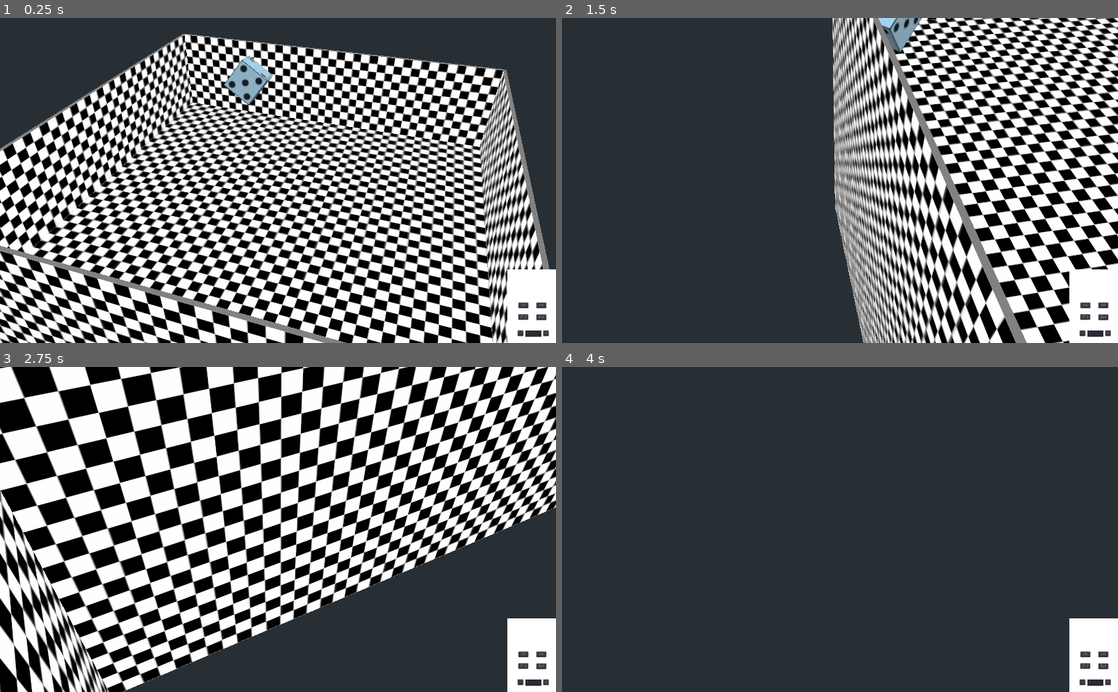
Above: before the commit, frames 1-4 (two rows, left to right).
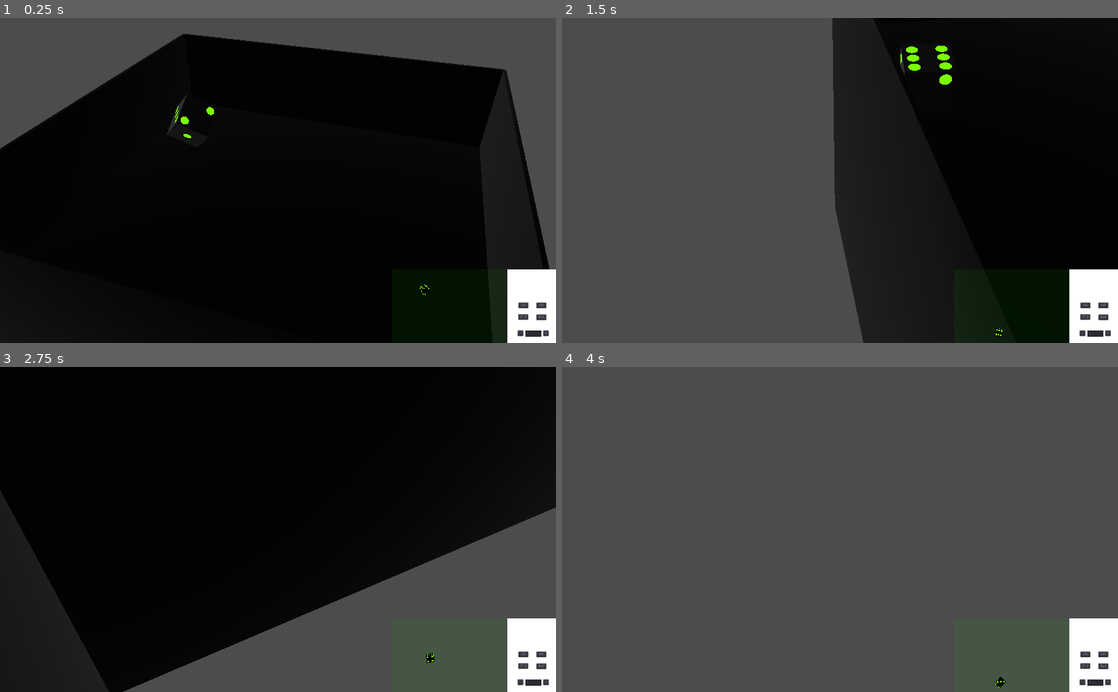
Above: after the commit, the same moments.

Repository: timjklein36/godot-3d-dice
Game: Godot game, scene res://Test.tscn
Same seed, same stepped clock (60 frames per second), same inputs: the game is played once before the commit and once after it. The project has no main scene, so this scene is started directly.
Inputs (mouse positions are in pixels of both pictures, inside the frame that each line leads up to):
- Up to frame 1 (0.25 s): no input
- Up to frame 2 (1.5 s): tap Enter at 0.5 s; move the mouse to (962, 164) at 0.52 s; hold Right (ui_right) 0.53-1.28 s; tap 1 at 0.6 s; tap Space (ui_select) at 0.77 s; move the mouse to (812, 180) at 1.27 s; hold Up (ui_up) from 1.28 s (still down); tap 2 at 1.35 s
- Up to frame 3 (2.75 s): keep holding Up (ui_up); tap Space (ui_select) at 1.52 s; move the mouse to (289, 523) at 2.02 s; tap 3 at 2.1 s
- Up to frame 4 (4 s): keep holding Up (ui_up); move the mouse to (834, 536) at 2.77 s; tap 4 at 2.85 s; tap Space (ui_select) at 3.02, 3.77 s; move the mouse to (878, 532) at 3.52 s; tap Backspace at 3.6 s

The runs differ from the first frame. In frame 1, 73% of the frame differs, in the area x 0-100%, y 0-100%; in frame 2, 85%; in frame 3, 66%; in frame 4, 98%.

Commit message:
[-] Add dark "look" with emissive dots on d6

Diff:
--- a/Die.gd
+++ b/Die.gd
@@ -15,6 +15,8 @@
 
 
 func _ready():
+    stable_threshhold = stable_threshhold / Engine.time_scale
+
     add_collision_exception_with(ROOF)
     for face in get_tree().get_nodes_in_group('faces'):
         if self.is_a_parent_of(face):
@@ -24,9 +26,6 @@
 func _process(_delta):
     if global_transform.origin.y < 0:
         queue_free()
-
-    if global_transform.origin.y < 4:
-        remove_collision_exception_with(ROOF)
 
     if not stability_free:
         return
@@ -59,6 +58,11 @@
         queue_free()
 
 
+func _physics_process(_delta):
+    if global_transform.origin.y < 3:
+        remove_collision_exception_with(ROOF)
+
+
 func find_up_face():
     var best_so_far = -1
     var best_face = null
--- a/Test.gd
+++ b/Test.gd
@@ -46,6 +46,9 @@
 
 
 func _ready():
+    # Engine.time_scale = 100
+    # Engine.iterations_per_second = 360
+
     get_tree().set_script(main_script)
     for die_name in record:
         for i in range(1, int(die_name) + 1):
--- a/Test.tscn
+++ b/Test.tscn
@@ -29,6 +29,10 @@
 
 [sub_resource type="BoxShape" id=6]
 
+[sub_resource type="Environment" id=8]
+
+[sub_resource type="CanvasItemMaterial" id=9]
+
 [node name="Test" type="Spatial"]
 script = ExtResource( 2 )
 auto_roll = true
@@ -44,6 +48,7 @@
 transform = Transform( 12, 0, 0, 0, 2, 0, 0, 0, 12, 0, -1, 0 )
 
 [node name="CSGBox" type="CSGBox" parent="FLOOR"]
+layers = 2
 width = 1.0
 height = 1.0
 depth = 1.0
@@ -67,6 +72,7 @@
 
 [node name="CSGBox2" type="CSGBox" parent="LeftWall"]
 transform = Transform( 0.1, 0, 0, 0, 12, 0, 0, 0, 12, -6, -3, 0 )
+layers = 2
 calculate_tangents = false
 use_collision = true
 width = 1.0
@@ -78,6 +84,7 @@
 
 [node name="CSGBox3" type="CSGBox" parent="RightWall"]
 transform = Transform( 0.1, 0, 0, 0, 12, 0, 0, 0, 12, 6, -3, 0 )
+layers = 2
 calculate_tangents = false
 use_collision = true
 width = 1.0
@@ -96,6 +103,7 @@
 
 [node name="CSGBox4" type="CSGBox" parent="FrontWall"]
 transform = Transform( -4.37114e-09, 0, 12, 0, 12, 0, -0.1, 0, -5.24537e-07, 0, -3, 6 )
+layers = 2
 calculate_tangents = false
 use_collision = true
 width = 1.0
@@ -114,6 +122,7 @@
 
 [node name="CSGBox5" type="CSGBox" parent="BackWall"]
 transform = Transform( -4.37114e-09, 0, 12, 0, 12, 0, -0.1, 0, -5.24537e-07, 0, -3, -6 )
+layers = 2
 calculate_tangents = false
 use_collision = true
 width = 1.0
@@ -219,6 +228,53 @@
 "_edit_use_anchors_": false
 }
 
+[node name="WorldEnvironment" type="WorldEnvironment" parent="."]
+environment = SubResource( 8 )
+
+[node name="Control" type="Control" parent="."]
+margin_right = 40.0
+margin_bottom = 40.0
+__meta__ = {
+"_edit_use_anchors_": false
+}
+
+[node name="ColorRect" type="ColorRect" parent="Control"]
+material = SubResource( 9 )
+margin_left = 1445.0
+margin_top = 927.0
+margin_right = 1868.0
+margin_bottom = 1199.0
+grow_horizontal = 2
+grow_vertical = 2
+size_flags_horizontal = 3
+size_flags_vertical = 3
+color = Color( 0, 0.709804, 0, 0.0941176 )
+__meta__ = {
+"_edit_use_anchors_": false
+}
+
+[node name="ViewportContainer" type="ViewportContainer" parent="Control"]
+margin_left = 1445.0
+margin_top = 927.0
+margin_right = 1868.0
+margin_bottom = 1199.0
+__meta__ = {
+"_edit_use_anchors_": false
+}
+
+[node name="Viewport" type="Viewport" parent="Control/ViewportContainer"]
+size = Vector2( 423, 272 )
+transparent_bg = true
+handle_input_locally = false
+render_target_update_mode = 3
+
+[node name="TopDownCamera" type="Camera" parent="Control/ViewportContainer/Viewport"]
+transform = Transform( 1, 0, 0, 0, -4.37114e-08, 1, 0, -1, -4.37114e-08, 0, 15.3211, 0 )
+cull_mask = 1048573
+projection = 1
+fov = 50.0
+size = 11.99
+
 [connection signal="pressed" from="Menu/AddDiceButton" to="." method="update_dice" binds= [ 1 ]]
 [connection signal="pressed" from="Menu/SubtractDiceButton" to="." method="update_dice" binds= [ -1 ]]
 [connection signal="text_changed" from="Menu/DiceEdit" to="." method="set_dice"]
--- a/box_mat.tres
+++ b/box_mat.tres
@@ -3,6 +3,7 @@
 [ext_resource path="res://checker.png" type="Texture" id=1]
 
 [resource]
-flags_unshaded = true
 albedo_texture = ExtResource( 1 )
+metallic_specular = 0.26
+roughness = 0.61
 uv1_scale = Vector3( 10, 10, 10 )
--- a/d6.tscn
+++ b/d6.tscn
@@ -1,7 +1,8 @@
-[gd_scene load_steps=8 format=2]
+[gd_scene load_steps=10 format=2]
 
 [ext_resource path="res://d6.png" type="Texture" id=1]
 [ext_resource path="res://Die.gd" type="Script" id=2]
+[ext_resource path="res://green_glow_shader.tres" type="Shader" id=3]
 
 [sub_resource type="PhysicsMaterial" id=1]
 friction = 0.8
@@ -149,6 +150,9 @@
 
 [sub_resource type="BoxShape" id=5]
 
+[sub_resource type="ShaderMaterial" id=8]
+shader = ExtResource( 3 )
+
 [node name="d6" type="RigidBody"]
 mass = 1.67
 physics_material_override = SubResource( 1 )
@@ -192,3 +196,204 @@
 "faces",
 ]]
 transform = Transform( 1, 0, 0, 0, 1, 0, 0, 0, 1, 0.616453, 0, 0 )
+
+[node name="Dots1" type="Spatial" parent="."]
+
+[node name="Dot1" type="CSGCylinder" parent="Dots1"]
+transform = Transform( -4.37114e-08, 1, 0, -1, -4.37114e-08, 0, 0, 0, 1, -0.586, 0, 0 )
+radius = 0.146642
+height = 0.03
+sides = 64
+cone = true
+smooth_faces = false
+material = SubResource( 8 )
+
+[node name="Dots2" type="Spatial" parent="."]
+
+[node name="Dot1" type="CSGCylinder" parent="Dots2"]
+transform = Transform( 1.91069e-15, -4.37114e-08, -1, -1, -4.37114e-08, 0, -4.37114e-08, 1, -4.37114e-08, 0.376992, 0.362293, -0.586 )
+radius = 0.146642
+height = 0.03
+sides = 64
+cone = true
+smooth_faces = false
+material = SubResource( 8 )
+
+[node name="Dot2" type="CSGCylinder" parent="Dots2"]
+transform = Transform( 1.91069e-15, -4.37114e-08, -1, -1, -4.37114e-08, 0, -4.37114e-08, 1, -4.37114e-08, -0.379586, -0.362292, -0.586 )
+radius = 0.146642
+height = 0.03
+sides = 64
+cone = true
+smooth_faces = false
+material = SubResource( 8 )
+
+[node name="Dots3" type="Spatial" parent="."]
+
+[node name="Dot1" type="CSGCylinder" parent="Dots3"]
+transform = Transform( 1, 0, 0, 0, 1, 0, 0, 0, 1, 0, -0.586, 0 )
+radius = 0.146642
+height = 0.03
+sides = 64
+cone = true
+smooth_faces = false
+material = SubResource( 8 )
+
+[node name="Dot2" type="CSGCylinder" parent="Dots3"]
+transform = Transform( 1, 0, 0, 0, 1, 0, 0, 0, 1, -0.35812, -0.586, -0.377329 )
+radius = 0.146642
+height = 0.03
+sides = 64
+cone = true
+smooth_faces = false
+material = SubResource( 8 )
+
+[node name="Dot3" type="CSGCylinder" parent="Dots3"]
+transform = Transform( 1, 0, 0, 0, 1, 0, 0, 0, 1, 0.356748, -0.586, 0.386934 )
+radius = 0.146642
+height = 0.03
+sides = 64
+cone = true
+smooth_faces = false
+material = SubResource( 8 )
+
+[node name="Dots4" type="Spatial" parent="."]
+
+[node name="Dot1" type="CSGCylinder" parent="Dots4"]
+transform = Transform( 1.91069e-15, -4.37114e-08, 1, -1, -4.37114e-08, 0, 4.37114e-08, -1, -4.37114e-08, 0.376992, 0.362293, 0.586 )
+radius = 0.146642
+height = 0.03
+sides = 64
+cone = true
+smooth_faces = false
+material = SubResource( 8 )
+
+[node name="Dot2" type="CSGCylinder" parent="Dots4"]
+transform = Transform( 1.91069e-15, -4.37114e-08, 1, -1, -4.37114e-08, 0, 4.37114e-08, -1, -4.37114e-08, -0.379586, -0.362292, 0.586 )
+radius = 0.146642
+height = 0.03
+sides = 64
+cone = true
+smooth_faces = false
+material = SubResource( 8 )
+
+[node name="Dot3" type="CSGCylinder" parent="Dots4"]
+transform = Transform( 1.91069e-15, -4.37114e-08, 1, -1, -4.37114e-08, 0, 4.37114e-08, -1, -4.37114e-08, -0.38, 0.362, 0.586 )
+radius = 0.146642
+height = 0.03
+sides = 64
+cone = true
+smooth_faces = false
+material = SubResource( 8 )
+
+[node name="Dot4" type="CSGCylinder" parent="Dots4"]
+transform = Transform( 1.91069e-15, -4.37114e-08, 1, -1, -4.37114e-08, 0, 4.37114e-08, -1, -4.37114e-08, 0.38, -0.362, 0.586 )
+radius = 0.146642
+height = 0.03
+sides = 64
+cone = true
+smooth_faces = false
+material = SubResource( 8 )
+
+[node name="Dots5" type="Spatial" parent="."]
+
+[node name="Dot1" type="CSGCylinder" parent="Dots5"]
+transform = Transform( -1, 8.74228e-08, 0, -8.74228e-08, -1, 0, 0, 0, 1, 0, 0.58555, 0 )
+radius = 0.146642
+height = 0.03
+sides = 64
+cone = true
+smooth_faces = false
+material = SubResource( 8 )
+
+[node name="Dot2" type="CSGCylinder" parent="Dots5"]
+transform = Transform( -1, 8.74228e-08, 0, -8.74228e-08, -1, 0, 0, 0, 1, 0.353694, 0.58555, -0.377856 )
+radius = 0.146642
+height = 0.03
+sides = 64
+cone = true
+smooth_faces = false
+material = SubResource( 8 )
+
+[node name="Dot3" type="CSGCylinder" parent="Dots5"]
+transform = Transform( -1, 8.74228e-08, 0, -8.74228e-08, -1, 0, 0, 0, 1, 0.352781, 0.58555, 0.368345 )
+radius = 0.146642
+height = 0.03
+sides = 64
+cone = true
+smooth_faces = false
+material = SubResource( 8 )
+
+[node name="Dot4" type="CSGCylinder" parent="Dots5"]
+transform = Transform( -1, 8.74228e-08, 0, -8.74228e-08, -1, 0, 0, 0, 1, -0.354463, 0.58555, -0.377856 )
+radius = 0.146642
+height = 0.03
+sides = 64
+cone = true
+smooth_faces = false
+material = SubResource( 8 )
+
+[node name="Dot5" type="CSGCylinder" parent="Dots5"]
+transform = Transform( -1, 8.74228e-08, 0, -8.74228e-08, -1, 0, 0, 0, 1, -0.355375, 0.58555, 0.368345 )
+radius = 0.146642
+height = 0.03
+sides = 64
+cone = true
+smooth_faces = false
+material = SubResource( 8 )
+
+[node name="Dots6" type="Spatial" parent="."]
+
+[node name="Dot1" type="CSGCylinder" parent="Dots6"]
+transform = Transform( -4.37114e-08, -1, 0, 1, -4.37114e-08, 0, 0, 0, 1, 0.586, 0.364936, 0 )
+radius = 0.146642
+height = 0.03
+sides = 64
+cone = true
+smooth_faces = false
+material = SubResource( 8 )
+
+[node name="Dot2" type="CSGCylinder" parent="Dots6"]
+transform = Transform( -4.37114e-08, -1, 0, 1, -4.37114e-08, 0, 0, 0, 1, 0.586, 0.364936, -0.377856 )
+radius = 0.146642
+height = 0.03
+sides = 64
+cone = true
+smooth_faces = false
+material = SubResource( 8 )
+
+[node name="Dot3" type="CSGCylinder" parent="Dots6"]
+transform = Transform( -4.37114e-08, -1, 0, 1, -4.37114e-08, 0, 0, 0, 1, 0.586, 0.364936, 0.368345 )
+radius = 0.146642
+height = 0.03
+sides = 64
+cone = true
+smooth_faces = false
+material = SubResource( 8 )
+
+[node name="Dot4" type="CSGCylinder" parent="Dots6"]
+transform = Transform( -4.37114e-08, -1, 0, 1, -4.37114e-08, 0, 0, 0, 1, 0.586, -0.353083, -0.377856 )
+radius = 0.146642
+height = 0.03
+sides = 64
+cone = true
+smooth_faces = false
+material = SubResource( 8 )
+
+[node name="Dot5" type="CSGCylinder" parent="Dots6"]
+transform = Transform( -4.37114e-08, -1, 0, 1, -4.37114e-08, 0, 0, 0, 1, 0.586, -0.353083, 0.368345 )
+radius = 0.146642
+height = 0.03
+sides = 64
+cone = true
+smooth_faces = false
+material = SubResource( 8 )
+
+[node name="Dot6" type="CSGCylinder" parent="Dots6"]
+transform = Transform( -4.37114e-08, -1, 0, 1, -4.37114e-08, 0, 0, 0, 1, 0.586, -0.353083, 0 )
+radius = 0.146642
+height = 0.03
+sides = 64
+cone = true
+smooth_faces = false
+material = SubResource( 8 )
--- /dev/null
+++ b/green_glow_shader.tres
@@ -0,0 +1,38 @@
+[gd_resource type="VisualShader" load_steps=2 format=2]
+
+[sub_resource type="VisualShaderNodeColorConstant" id=6]
+constant = Color( 0.195312, 1, 0, 1 )
+
+[resource]
+code = "shader_type spatial;
+render_mode specular_schlick_ggx, unshaded;
+
+
+
+
+void vertex() {
+// Output:0
+
+}
+
+void fragment() {
+// Color:2
+	vec3 n_out2p0 = vec3(0.195312, 1.000000, 0.000000);
+	float n_out2p1 = 1.000000;
+
+// Output:0
+	ALBEDO = n_out2p0;
+	EMISSION = n_out2p0;
+
+}
+
+void light() {
+// Output:0
+
+}
+"
+graph_offset = Vector2( 0, 93 )
+flags/unshaded = true
+nodes/fragment/2/node = SubResource( 6 )
+nodes/fragment/2/position = Vector2( 140, 160 )
+nodes/fragment/connections = PoolIntArray( 2, 0, 0, 0, 2, 0, 0, 5 )
Not shown: 1 places in Test.tscn that only renumber resources
